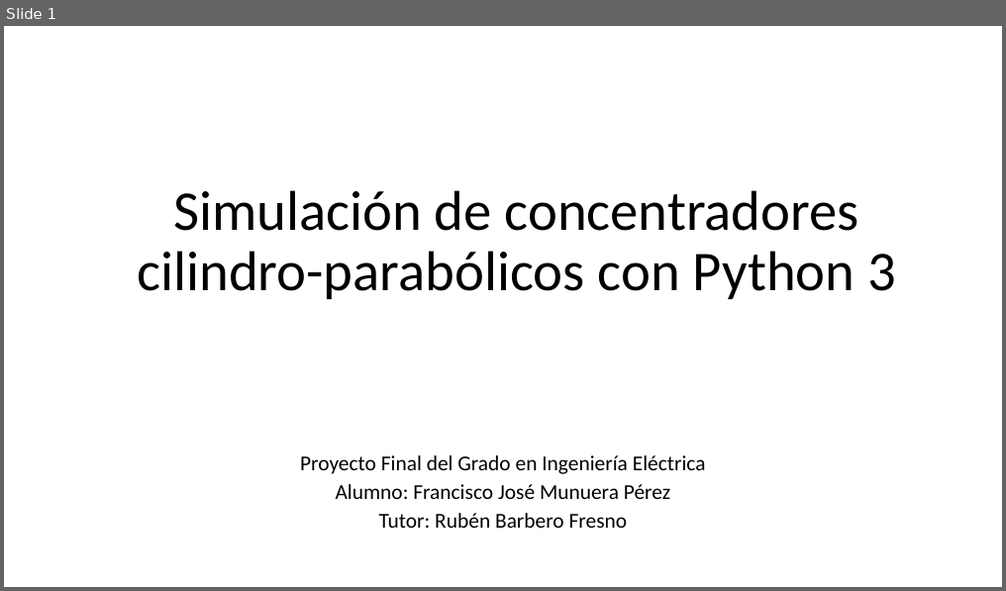
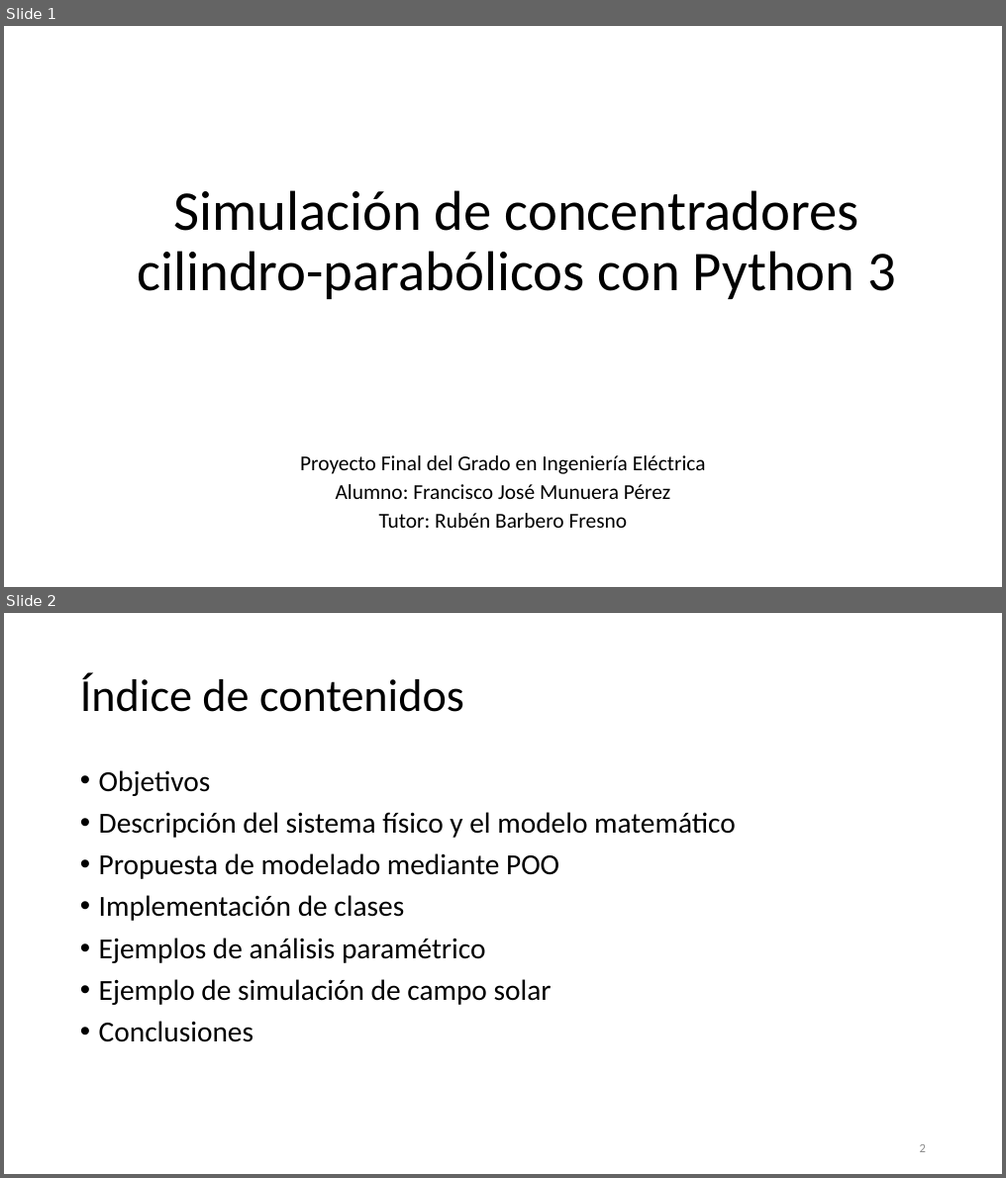
Before and after one commit to pacomunuera/csenergy-python, a slide deck: tfg/Simulación de concentradores cilindroparabólicos con Python 3.pptx. Shown one above the other, each under a label of ours: slide 1 before the commit, slides 1 and 2 after it. The pictures are 1006x591 and 1006x1178 pixels, drawn with LibreOffice and Linux fonts; fonts in the diff are those of the drawing. Boxes give left, top, right and bottom in pixels: in the first picture for what was removed or moved away, otherwise in the second. Text is boxed around its words. In the diff, an @@ line names an element or a change of style, - is before the commit and + after.

```diff
--- a/tfg/Simulación de concentradores cilindroparabólicos con Python 3.pptx
+++ b/tfg/Simulación de concentradores cilindroparabólicos con Python 3.pptx
@@ slide 2 added at (4, 613, 1002, 1174), background #FFFFFF @@
@@ title added at (80, 673, 464, 712), 44 pt, text #000000 @@
+Índice de contenidos
@@ text added at (99, 770, 736, 1043), 28 pt, text #000000 @@
+• Objetivos
+• Descripción del sistema físico y el modelo matemático
+• Propuesta de modelado mediante POO
+• Implementación de clases
+• Ejemplos de análisis paramétrico
+• Ejemplo de simulación de campo solar
+• Conclusiones
@@ page number added at (920, 1145, 926, 1153), 12 pt, text #8C8C8C @@
+2
```
Also in this commit, not shown: 17 other slides added, 8 other files.
